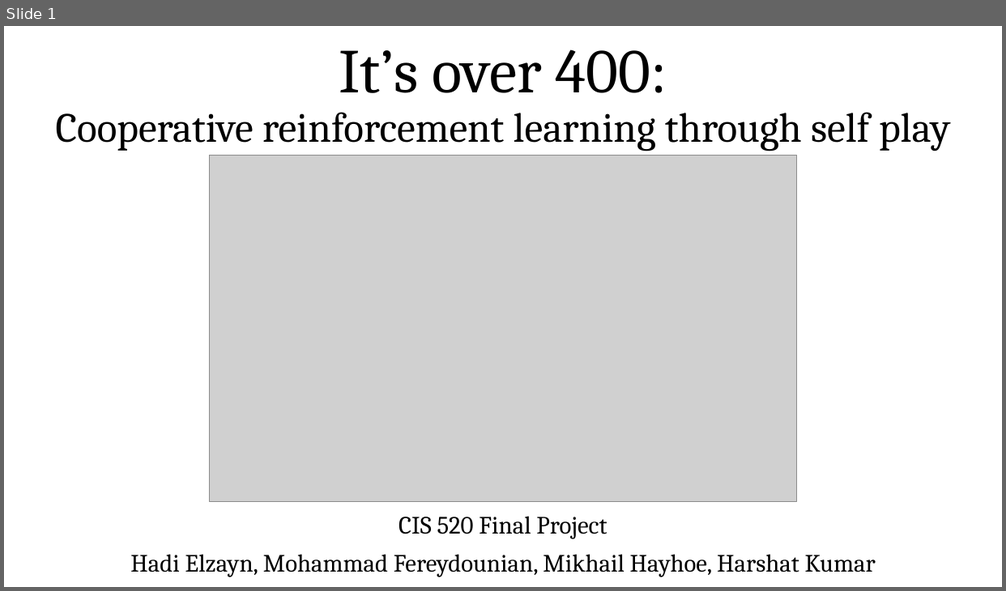
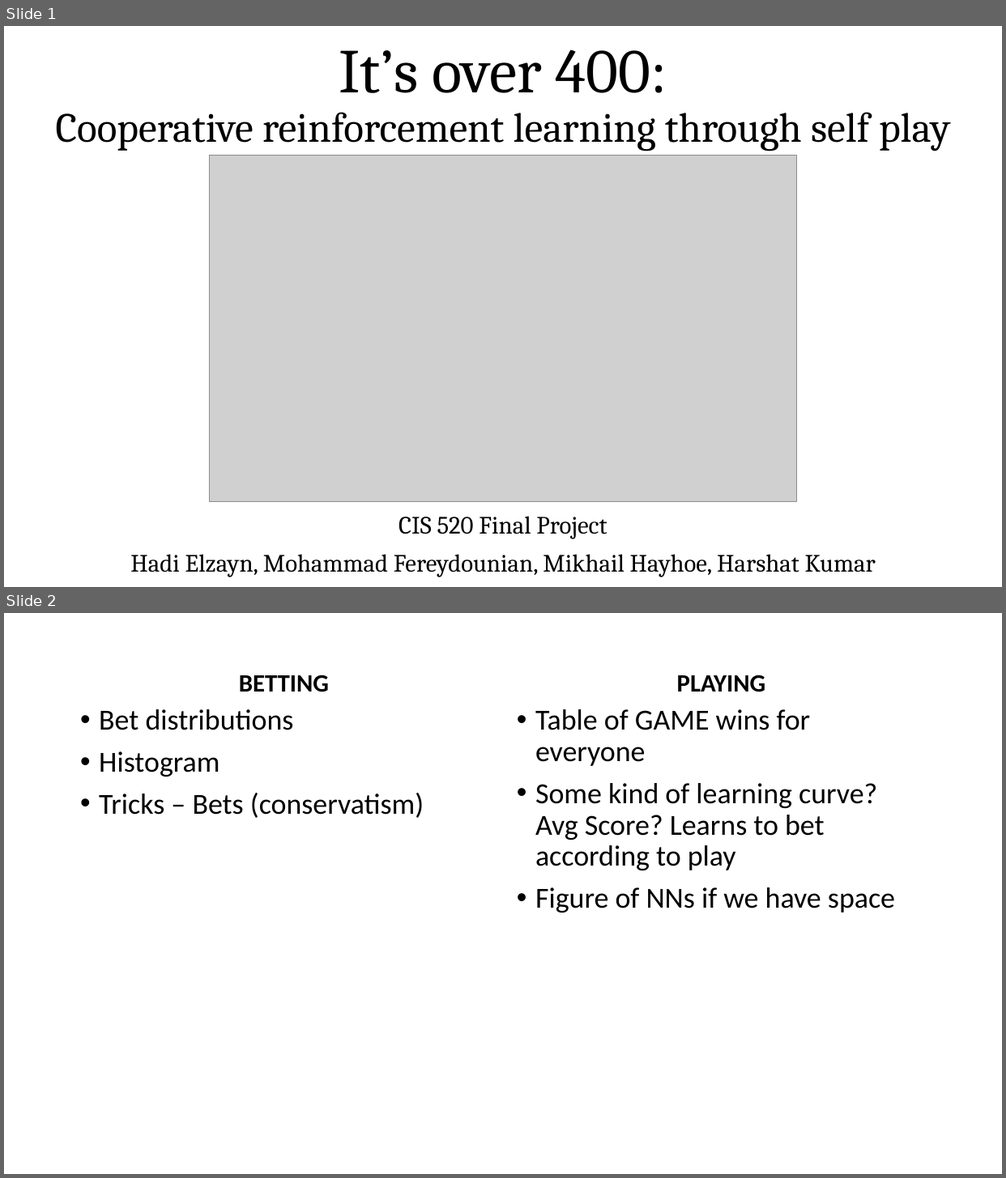
Before and after one commit to MHayhoe/400, a slide deck: Slides.pptx. Shown one above the other, each under a label of ours: slide 1 before the commit, slides 1 and 2 after it. The pictures are 1006x591 and 1006x1178 pixels, drawn with LibreOffice and Linux fonts; fonts in the diff are those of the drawing; grey boxes stand for pictures. Boxes give left, top, right and bottom in pixels: in the first picture for what was removed or moved away, otherwise in the second. Text is boxed around its words. In the diff, an @@ line names an element or a change of style, - is before the commit and + after.

```diff
--- a/Slides.pptx
+++ b/Slides.pptx
@@ slide 2 added at [4, 613, 1002, 1174], background #FFFFFF @@
@@ text added at [239, 675, 329, 692], 24 pt, text #000000, bold @@
+BETTING
@@ text added at [677, 675, 766, 692], 24 pt, text #000000, bold @@
+PLAYING
@@ text added at [99, 709, 424, 818], 28 pt, text #000000 @@
+• Bet distributions
+• Histogram
+• Tricks – Bets (conservatism)
@@ text added at [535, 709, 895, 913], 28 pt, text #000000 @@
+• Table of GAME wins for everyone
+• Some kind of learning curve? Avg Score? Learns to bet according to play
+• Figure of NNs if we have space
```
Also in this commit, not shown: 1 slide removed, 1 other file.
